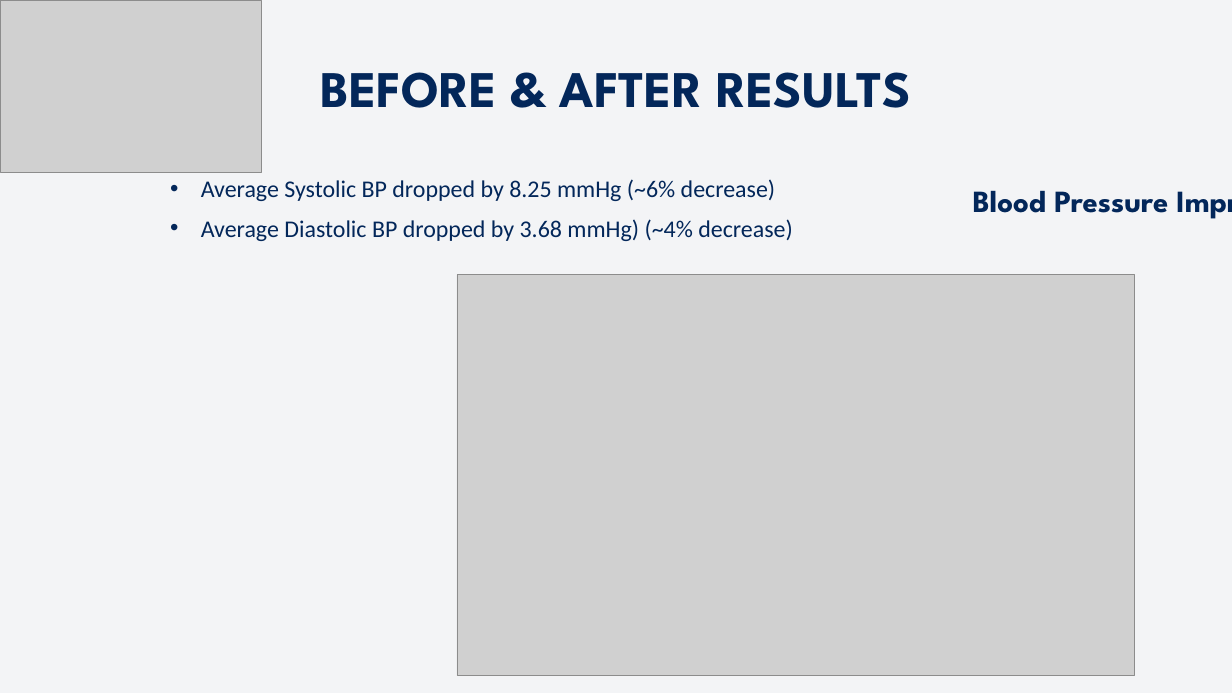
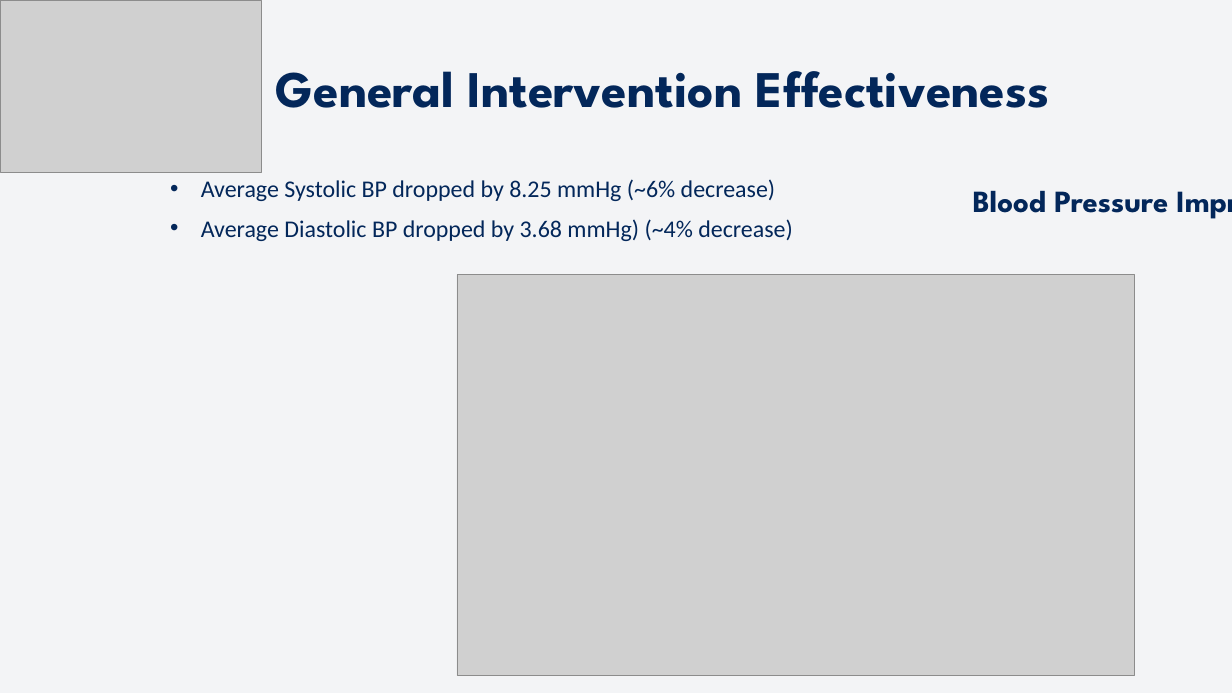
Before and after one commit to hesanche94/TVHC, a slide deck: slide 5 of TVHC SKILLS TEST.pptx. Drawn at 1232x693 pixels with LibreOffice and Linux fonts; fonts in the diff are those of the drawing; grey boxes stand for pictures. Boxes give left, top, right and bottom in pixels: in the first picture for what was removed or moved away, otherwise in the second. Text is boxed around its words. In the diff, an @@ line names an element or a change of style, - is before the commit and + after.

```diff
--- a/TVHC SKILLS TEST.pptx
+++ b/TVHC SKILLS TEST.pptx
@@ text at box(276, 71, 1050, 108): text changed @@
-BEFORE & AFTER RESULTS
+General Intervention Effectiveness
```
Also in this commit, not shown: 8 other slides changed, 1 other file.
